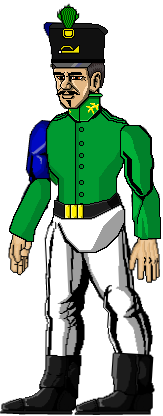
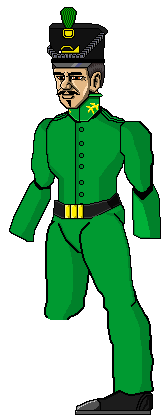
Two versions of the same layered image (163x416). Layer-by-layer changes:
removed layer "Pintar camada 1" over bbox(51, 193, 125, 253)
added layer "coxa esquerda" (1st of 2) above "canela" over bbox(79, 213, 136, 312)
added layer "canela" above "cintura" over bbox(103, 286, 154, 396)
added layer "cintura" above "braço esquerdo" over bbox(51, 193, 125, 253)
renamed "braço" to "braço esquerdo", painted on it over bbox(120, 121, 154, 197)
painted on "face" over bbox(47, 32, 105, 59)
painted on "Antebraço" (1st of 2) over bbox(9, 178, 160, 242)
painted on "pescoço" over bbox(70, 99, 99, 120)
painted on "corpo" over bbox(96, 113, 127, 140)
added layer "braço direito" above "Antebraço" over bbox(31, 118, 58, 188)
moved "Antebraço" (2nd of 2) above "ponta do sapato", painted on it over bbox(9, 178, 160, 242)
added layer "ponta do sapato" above "Sapato" over bbox(75, 399, 104, 415)
added layer "Sapato" above "coxa esquerda" over bbox(94, 391, 153, 415)
added layer "coxa esquerda" (2nd of 2) above "Plano de fundo" over bbox(44, 218, 90, 320)
hid "Plano de fundo" over bbox(0, 3, 160, 415)
